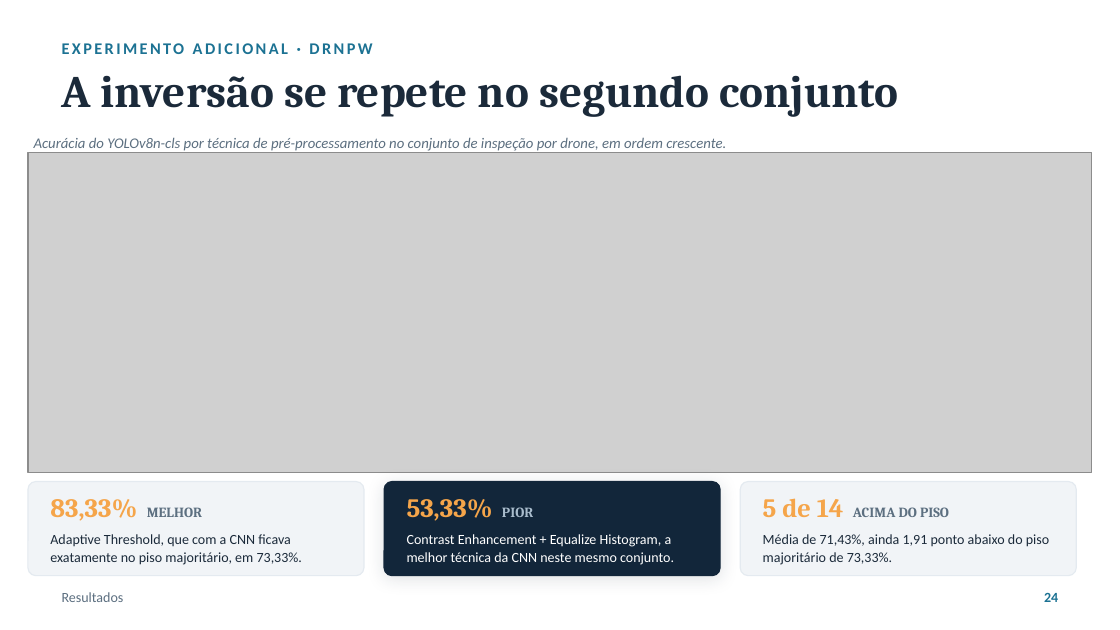
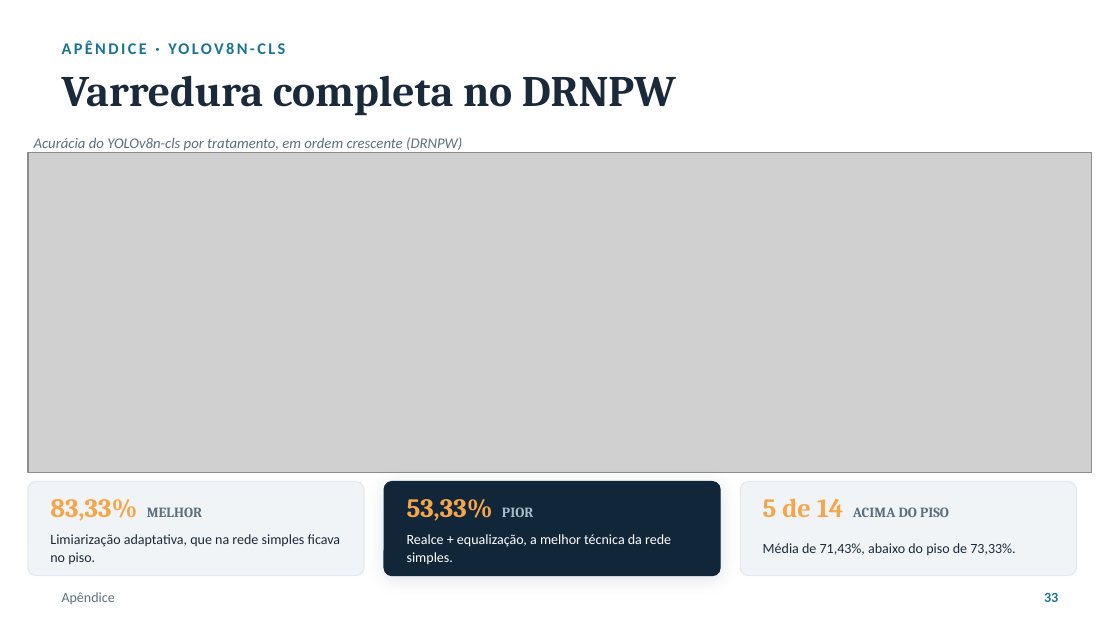
Before and after one commit to luanws/masters-thesis, a slide deck: slide 33 of presentation/defesa.pptx (slide 24 before the commit). Drawn at 1120x630 pixels with LibreOffice and Linux fonts; fonts in the diff are those of the drawing; grey boxes stand for pictures. Boxes give left, top, right and bottom in pixels: in the first picture for what was removed or moved away, otherwise in the second. Text is boxed around its words. In the diff, an @@ line names an element or a change of style, - is before the commit and + after.

```diff
--- a/presentation/defesa.pptx
+++ b/presentation/defesa.pptx
@@ text at bbox=[62, 43, 372, 54]: text changed @@
-EXPERIMENTO ADICIONAL · DRNPW
+APÊNDICE · YOLOV8N-CLS
@@ text at bbox=[62, 75, 676, 116]: text changed; size 29 to 28 pt @@
-A inversão se repete no segundo conjunto
+Varredura completa no DRNPW
@@ text at bbox=[34, 137, 462, 151]: text changed @@
-Acurácia do YOLOv8n-cls por técnica de pré-processamento no conjunto de inspeção por drone, em ordem crescente.
+Acurácia do YOLOv8n-cls por tratamento, em ordem crescente (DRNPW)
@@ text at bbox=[50, 534, 341, 565]: text changed @@
-Adaptive Threshold, que com a CNN ficava exatamente no piso majoritário, em 73,33%.
+Limiarização adaptativa, que na rede simples ficava no piso.
@@ text at bbox=[407, 534, 671, 565]: text changed @@
-Contrast Enhancement + Equalize Histogram, a melhor técnica da CNN neste mesmo conjunto.
+Realce + equalização, a melhor técnica da rede simples.
@@ text at bbox=[763, 543, 1015, 556]: text changed @@
-Média de 71,43%, ainda 1,91 ponto abaixo do piso majoritário de 73,33%.
+Média de 71,43%, abaixo do piso de 73,33%.
@@ text at bbox=[62, 592, 115, 604]: text changed @@
-Resultados
+Apêndice
@@ text at bbox=[1044, 593, 1058, 602]: text changed @@
-24
+33
```
Also in this commit, not shown: 15 other slides changed, 19 slides added, 14 slides removed, 27 other files.
